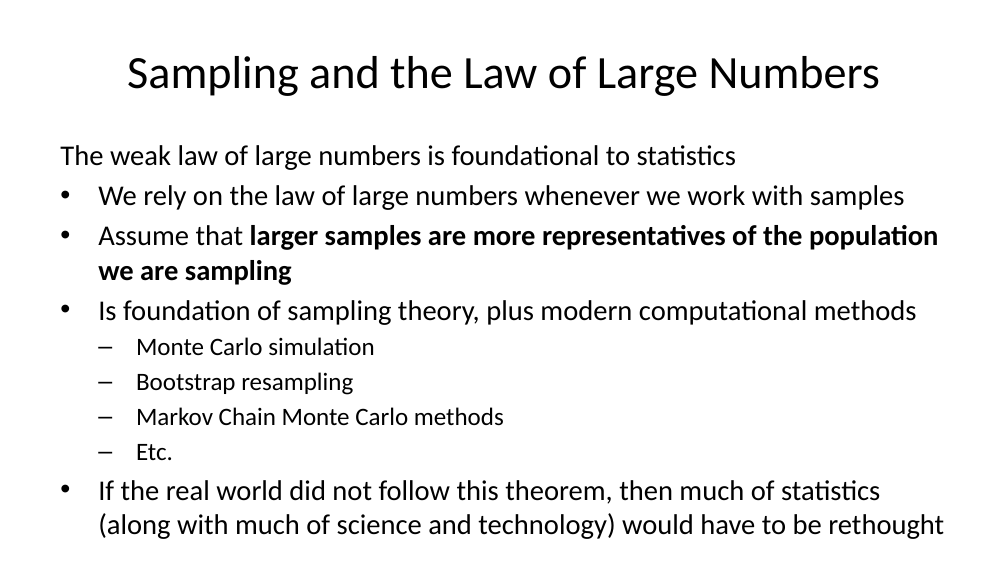
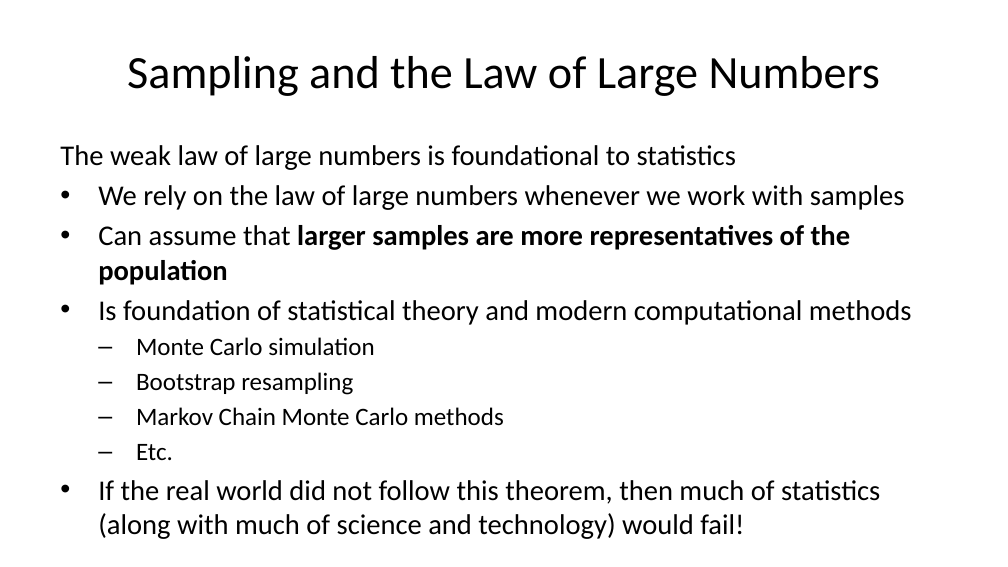
Before and after one commit to StephenElston/CSCI-E-83, a slide deck: slide 18 of LectureSlides/04_SamplingAndSimulation.pptx (slide 17 before the commit). Drawn at 1008x567 pixels with LibreOffice and Linux fonts; fonts in the diff are those of the drawing. Boxes give left, top, right and bottom in pixels: in the first picture for what was removed or moved away, otherwise in the second. Text is boxed around its words. In the diff, an @@ line names an element or a change of style, - is before the commit and + after.

Commit message:
Numerous improvements and typo corrections to slides

```diff
--- a/LectureSlides/04_SamplingAndSimulation.pptx
+++ b/LectureSlides/04_SamplingAndSimulation.pptx
@@ text at box(98, 225, 912, 325): text changed @@
-• Assume that larger samples are more representatives of the population we are sampling
-• Is foundation of sampling theory, plus modern computational methods
+• Can assume that larger samples are more representatives of the population
+• Is foundation of statistical theory and modern computational methods
@@ text at box(98, 480, 880, 539): text changed @@
-• If the real world did not follow this theorem, then much of statistics (along with much of science and technology) would have to be rethought
+• If the real world did not follow this theorem, then much of statistics (along with much of science and technology) would fail!
```
Also in this commit, not shown: 27 other slides changed.
